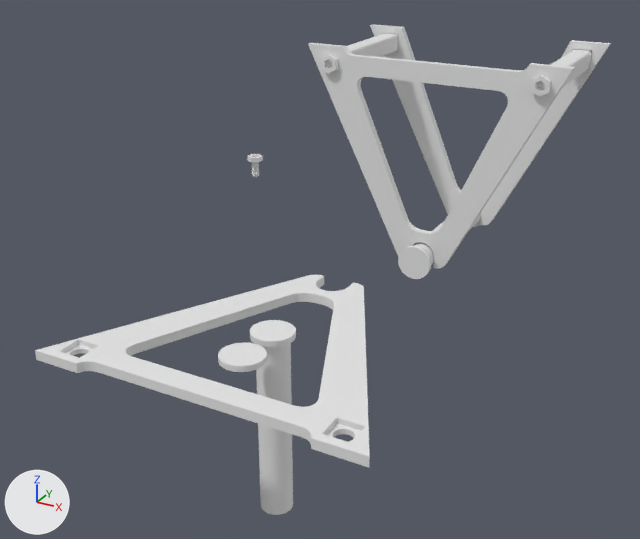
The Blender file FilamentSpoolHolder/FilamentSpoolHolder.blend as it was, and as the next commit left it.
Both versions are drawn from a camera (50 mm lens) standing at (22.8, -55.3, 19.7) and looking at (-0.5, -12.9, -1.5). The axes (+X, +Y, +Z) are drawn at lower left. The lights are the same throughout.

Objects in the first picture: 'M6X70Bolt.001', 'M6X70Bolt.003', 'M6X70Bolt.005', 'M6X70Bolt.006', 'M6X70Bolt.007', 'M6X70Bolt.009', 'M6X70Bolt.010', 'M6X70Bolt.011', 'M6X70Bolt.012', 'M6X70Bolt.013', 'M6X70Bolt.014'.
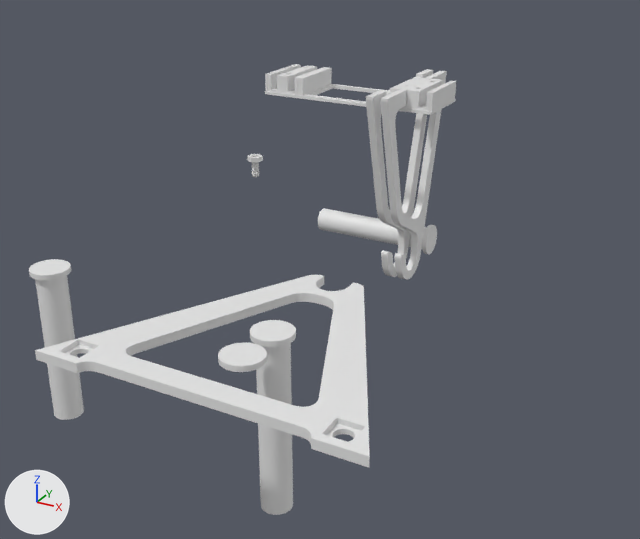
Patch to the scene script:
```diff
--- a/FilamentSpoolHolder/FilamentSpoolHolder.blend.py
+++ b/FilamentSpoolHolder/FilamentSpoolHolder.blend.py
@@ me_m6x70bolt_026 @@
+me_m6x70bolt_026.from_pydata(...)  # 296 vertices, 220 faces; spans x 10.89..13.29, y -2.1..2.1, z -7.2..-5.9
@@ me_m6x70bolt_025 @@
+me_m6x70bolt_025.from_pydata(...)  # 100 vertices, 78 faces; spans x 0.86..13.51, y -2.2..2.2, z -7.2..-5.8
@@ me_m6x70bolt_023 @@
+me_m6x70bolt_023.from_pydata(...)  # 1649 vertices, 1496 faces; spans x -1.1..1.1, y -4.0..5.3, z 1.9..4.11
@@ me_m6x70bolt_022 @@
+me_m6x70bolt_022.from_pydata(...)  # 296 vertices, 220 faces; spans x 1.03..3.43, y -2.1..2.1, z -7.2..-5.9
@@ me_m6x70bolt_021 @@
+me_m6x70bolt_021.from_pydata(...)  # 224 vertices, 118 faces; spans x 6.81..7.31, y -5.0..5.0, z -7.2..7.0
@@ me_m6x70bolt_017 @@
+me_m6x70bolt_017.from_pydata(...)  # 230 vertices, 121 faces; spans x 3.71..4.21, y -5.0..5.0, z -7.2..7.0
@@ ob_m6x70bolt_001 @@
 ob_m6x70bolt_001.rotation_euler = (0.0, 3.142, 0.0)  # degrees (0, 180, 0)
+ob_m6x70bolt_001.hide_set(True)
@@ ob_m6x70bolt_006 @@
 ob_m6x70bolt_006.rotation_euler = (0.0, 3.142, 0.0)  # degrees (0, 180, 0)
+ob_m6x70bolt_006.hide_set(True)
@@ ob_m6x70bolt_003 @@
 ob_m6x70bolt_003.rotation_euler = (0.0, 3.142, 0.0)  # degrees (0, 180, 0)
+ob_m6x70bolt_003.hide_set(True)
@@ ob_m6x70bolt_007 @@
 ob_m6x70bolt_007.rotation_euler = (0.0, 3.142, 0.0)  # degrees (0, 180, 0)
+ob_m6x70bolt_007.hide_set(True)
@@ ob_m6x70bolt_009 @@
 ob_m6x70bolt_009.rotation_euler = (0.0, 3.142, 3.142)  # degrees (0, 180, 180)
+ob_m6x70bolt_009.hide_set(True)
@@ ob_m6x70bolt_010 @@
 ob_m6x70bolt_010.rotation_euler = (0.0, 3.142, 0.0)  # degrees (0, 180, 0)
+ob_m6x70bolt_010.hide_set(True)
@@ ob_m6x70bolt_005 @@
 ob_m6x70bolt_005.rotation_euler = (0.0, 3.142, 0.0)  # degrees (0, 180, 0)
+ob_m6x70bolt_005.hide_set(True)
@@ ob_m6x70bolt_011 @@
 ob_m6x70bolt_011.rotation_euler = (0.0, 3.142, 0.0)  # degrees (0, 180, 0)
+ob_m6x70bolt_011.hide_set(True)
@@ ob_m6x70bolt_021 @@
+ob_m6x70bolt_021 = bpy.data.objects.new('M6X70Bolt.021', me_m6x70bolt_026)
+ob_m6x70bolt_021.location = (2.66, 0.0, 0.0)
+ob_m6x70bolt_021.rotation_euler = (0.0, 3.142, 0.0)  # degrees (0, 180, 0)
@@ ob_m6x70bolt_017 @@
+ob_m6x70bolt_017 = bpy.data.objects.new('M6X70Bolt.017', me_m6x70bolt_025)
+ob_m6x70bolt_017.location = (2.66, 0.0, 0.0)
+ob_m6x70bolt_017.rotation_euler = (0.0, 3.142, 0.0)  # degrees (0, 180, 0)
@@ ob_m6x70bolt_015 @@
+ob_m6x70bolt_015 = bpy.data.objects.new('M6X70Bolt.015', me_m6x70bolt_023)
+ob_m6x70bolt_015.location = (-5.01, 0.0, -5.0)
+ob_m6x70bolt_015.rotation_euler = (-1.571, 4.712, 0.0)  # degrees (-90, 270, 0)
@@ ob_m6x70bolt_020 @@
+ob_m6x70bolt_020 = bpy.data.objects.new('M6X70Bolt.020', me_m6x70bolt_022)
+ob_m6x70bolt_020.location = (2.66, 0.0, 0.0)
+ob_m6x70bolt_020.rotation_euler = (0.0, 3.142, 0.0)  # degrees (0, 180, 0)
@@ ob_m6x70bolt_019 @@
+ob_m6x70bolt_019 = bpy.data.objects.new('M6X70Bolt.019', me_m6x70bolt_021)
+ob_m6x70bolt_019.location = (6.79, 0.0, 0.0)
+ob_m6x70bolt_019.rotation_euler = (0.0, 3.142, 0.0)  # degrees (0, 180, 0)
@@ ob_m6x70bolt_018 @@
+ob_m6x70bolt_018 = bpy.data.objects.new('M6X70Bolt.018', me_m6x70bolt_023.copy())
+ob_m6x70bolt_018.location = (-11.65, -26.33, -5.0)
+ob_m6x70bolt_018.rotation_euler = (-1.571, 3.142, 0.0)  # degrees (-90, 180, 0)
@@ ob_bolt @@
+ob_bolt = bpy.data.objects.new('bolt', me_m6x70bolt_017)
+ob_bolt.location = (2.66, 0.0, 0.0)
+ob_bolt.rotation_euler = (0.0, 3.142, 0.0)  # degrees (0, 180, 0)
```

Changed parts and their boxes (x1, y1, x2, y2) in the pictures (640 x 539 px):
'M6X70Bolt.005', hidden: before (308, 43, 575, 268)
'M6X70Bolt.001', hidden: before (370, 24, 611, 225)
'M6X70Bolt.019', added: after (381, 71, 447, 280)
'M6X70Bolt.018', added: after (29, 259, 84, 420)
'bolt', added: after (366, 69, 433, 277)
'M6X70Bolt.017', added: after (265, 64, 456, 115)
'M6X70Bolt.015', added: after (318, 208, 437, 254)
'M6X70Bolt.021', added: after (268, 64, 326, 95)
'M6X70Bolt.009', hidden: before (398, 246, 431, 279)
'M6X70Bolt.010', hidden: before (346, 33, 398, 57)
'M6X70Bolt.020', added: after (396, 77, 453, 111)
'M6X70Bolt.006', hidden: before (550, 49, 592, 88)
'M6X70Bolt.011', hidden: before (531, 75, 551, 97)
'M6X70Bolt.007', hidden: before (321, 54, 338, 74)
'M6X70Bolt.003', hidden: before (414, 212, 481, 265)
